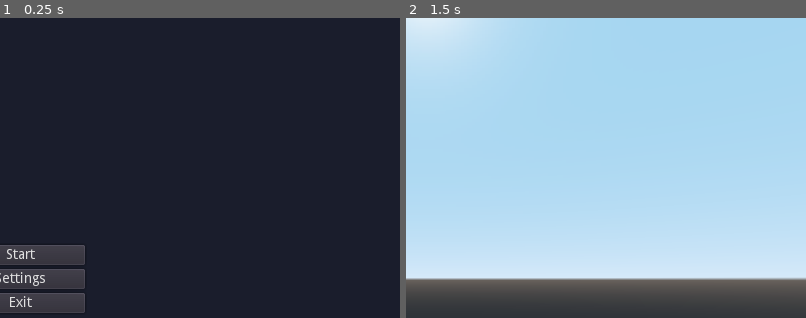
Above: before the commit, frames 1-2 (left to right).
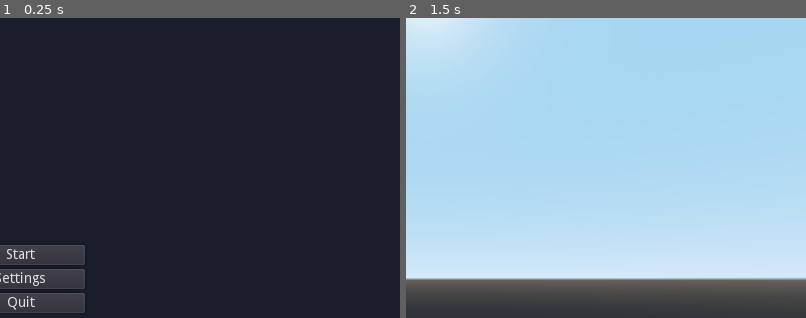
Above: after the commit, the same moments.

Repository: lilboyspirit/treegrow
Game: Godot game, scene res://scenes/main_menu.tscn
Two runs of this game, one before a commit and one after it. Both use one fixed random seed, a clock stepped at 60 frames per second and the inputs below.
Inputs:
- Up to frame 1 (0.25 s): no input
- Up to frame 2 (1.5 s): click "Start" at 0.5 s; tap Enter at 1.25 s
The pictures show only the part of the screen within x 47-97%, y 6-56%; the shares and areas given below are measured in that part.

The runs differ from the first frame. In frame 1, 0.1% of the frame differs, in the area x 2-9%, y 92-98%; in frame 2, nothing differs.

Commit message:
rename exit -> quit

Diff:
--- a/scenes/main_menu.tscn
+++ b/scenes/main_menu.tscn
@@ -28,12 +28,12 @@
 margin_bottom = 44.0
 text = "Settings"
 
-[node name="exit" type="Button" parent="VBoxContainer"]
+[node name="quit" type="Button" parent="VBoxContainer"]
 margin_top = 48.0
 margin_right = 128.0
 margin_bottom = 68.0
-text = "Exit"
+text = "Quit"
 
 [connection signal="pressed" from="VBoxContainer/start" to="." method="on_start"]
 [connection signal="pressed" from="VBoxContainer/settings" to="." method="on_settings"]
-[connection signal="pressed" from="VBoxContainer/exit" to="." method="on_exit"]
+[connection signal="pressed" from="VBoxContainer/quit" to="." method="on_exit"]
